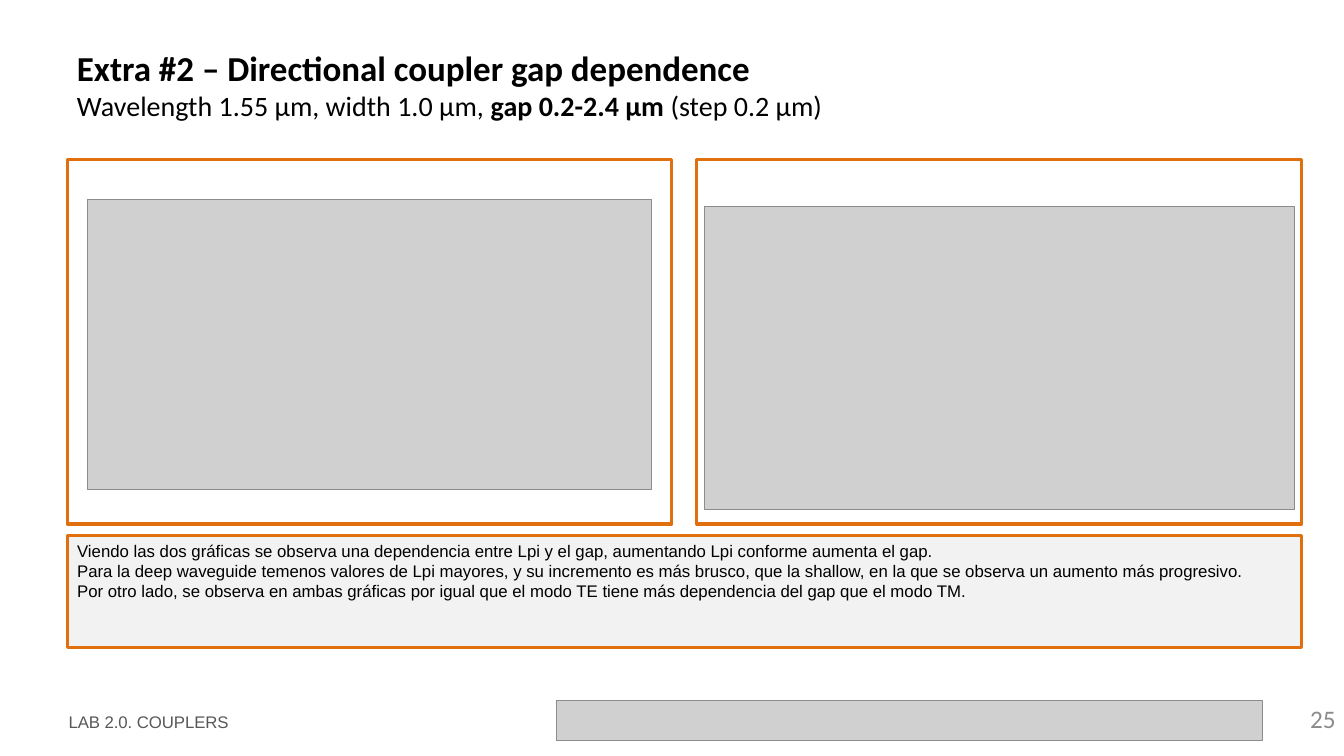
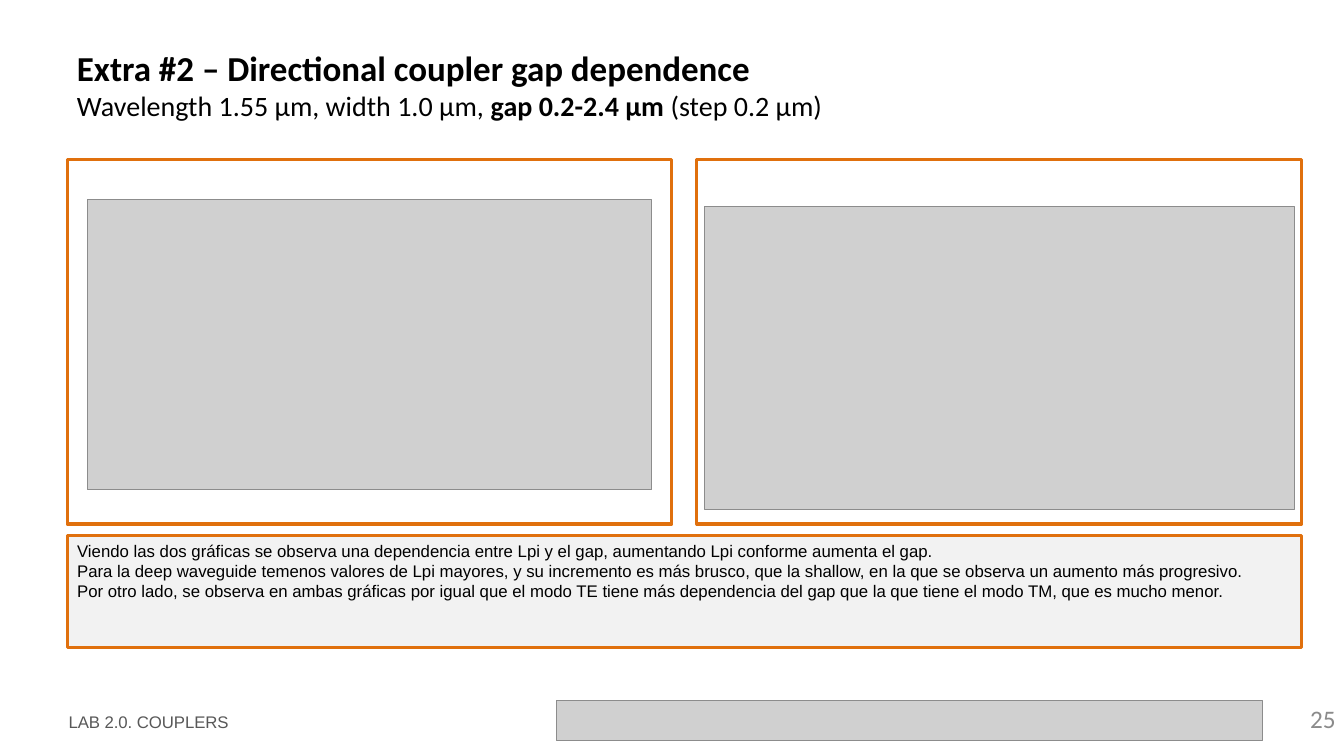
Before and after one commit to RobertoFernandezSevilla/pic-upv-lab2, a slide deck: slide 25 of LabBook_20.pptx. Drawn at 1344x756 pixels with LibreOffice and Linux fonts; fonts in the diff are those of the drawing; grey boxes stand for pictures; background and template pictures are left out. Boxes give left, top, right and bottom in pixels: in the first picture for what was removed or moved away, otherwise in the second. Text is boxed around its words. In the diff, an @@ line names an element or a change of style, - is before the commit and + after.

```diff
--- a/LabBook_20.pptx
+++ b/LabBook_20.pptx
@@ text in rectangle at box(77, 584, 1223, 601): text changed @@
-Por otro lado, se observa en ambas gráficas por igual que el modo TE tiene más dependencia del gap que el modo TM.
+Por otro lado, se observa en ambas gráficas por igual que el modo TE tiene más dependencia del gap que la que tiene el modo TM, que es mucho menor.
```
Also in this commit, not shown: 1 other file.
